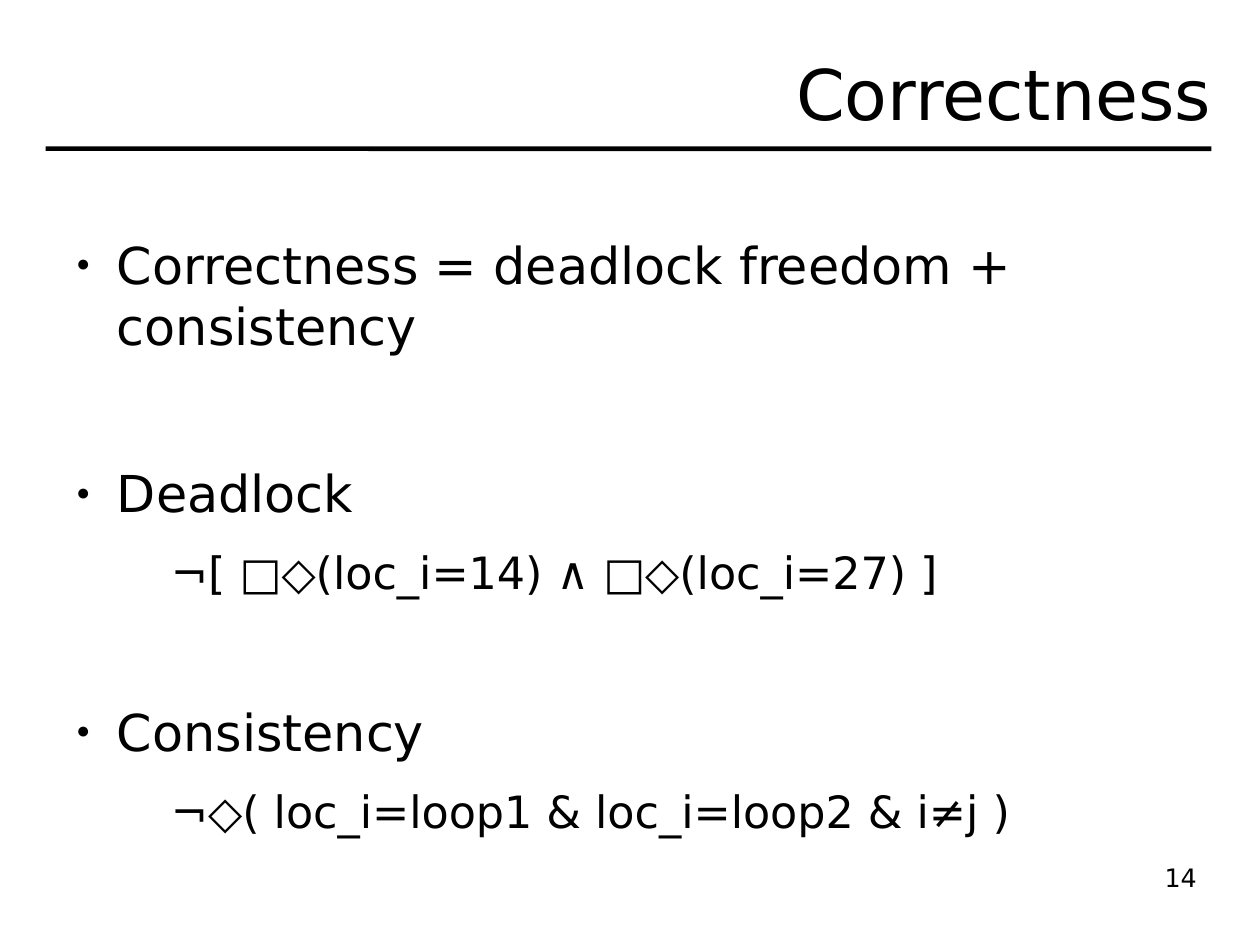
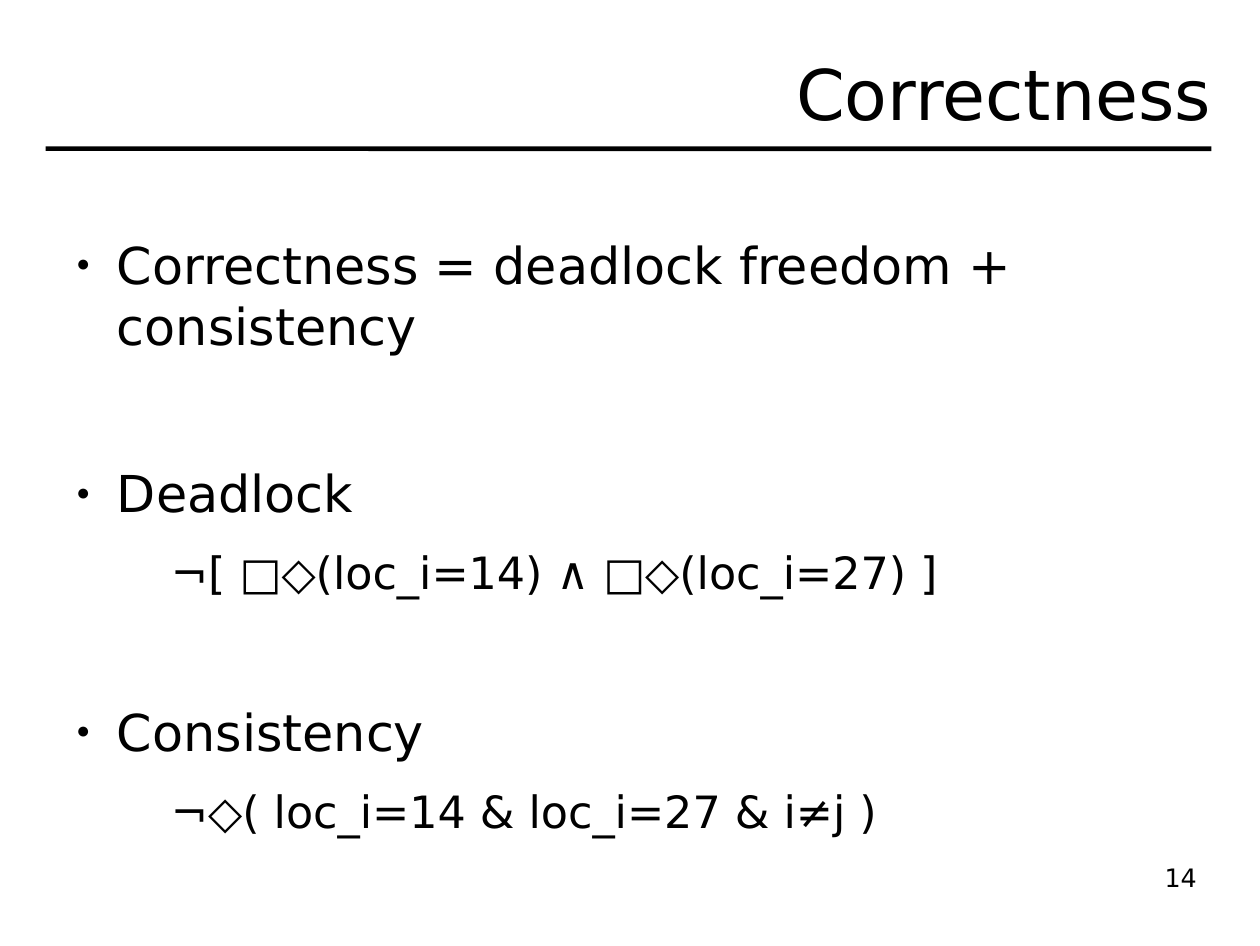
Before and after one commit to hydroo/minor-thesis-barriers, a slide deck: slide 14 of presentation/slides.odp. Drawn at 1260x946 pixels with LibreOffice and Linux fonts; fonts in the diff are those of the drawing. Boxes give left, top, right and bottom in pixels: in the first picture for what was removed or moved away, otherwise in the second. Text is boxed around its words. In the diff, an @@ line names an element or a change of style, - is before the commit and + after.

```diff
--- a/presentation/slides.odp
+++ b/presentation/slides.odp
@@ text at box(274, 794, 846, 838): text changed @@
-  ¬◇( loc_i=loop1 & loc_i=loop2 & i≠j )
+  ¬◇( loc_i=14 & loc_i=27 & i≠j )
```
Also in this commit, not shown: 2 other slides changed.
